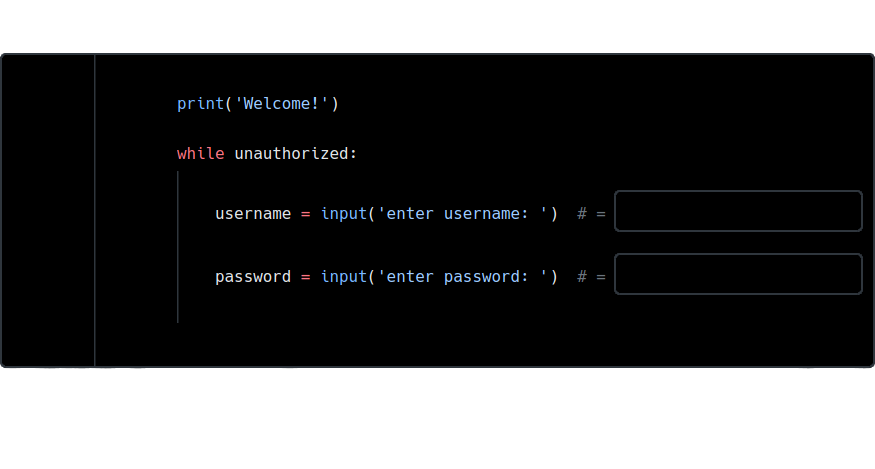
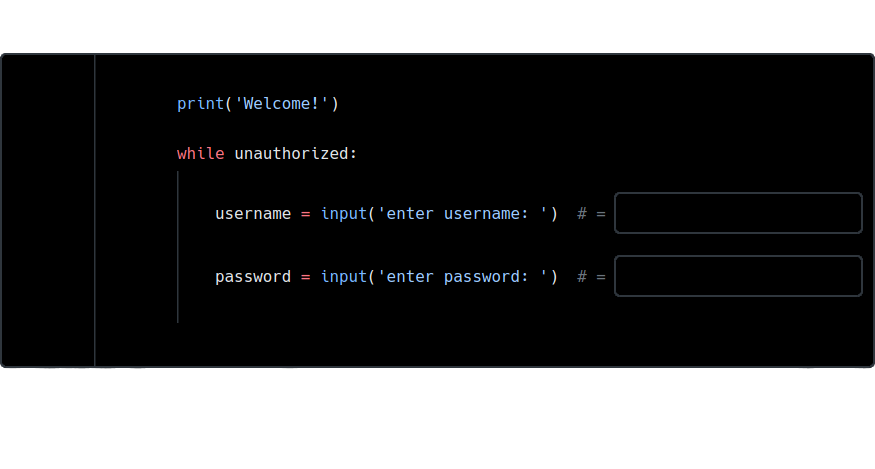
Comparing the layer stacks of the two 875 × 469 images. Changes:
added layer "Pasted Layer" above "Background" over [614, 190, 863, 297]
painted on "Background" over [614, 190, 863, 297]
